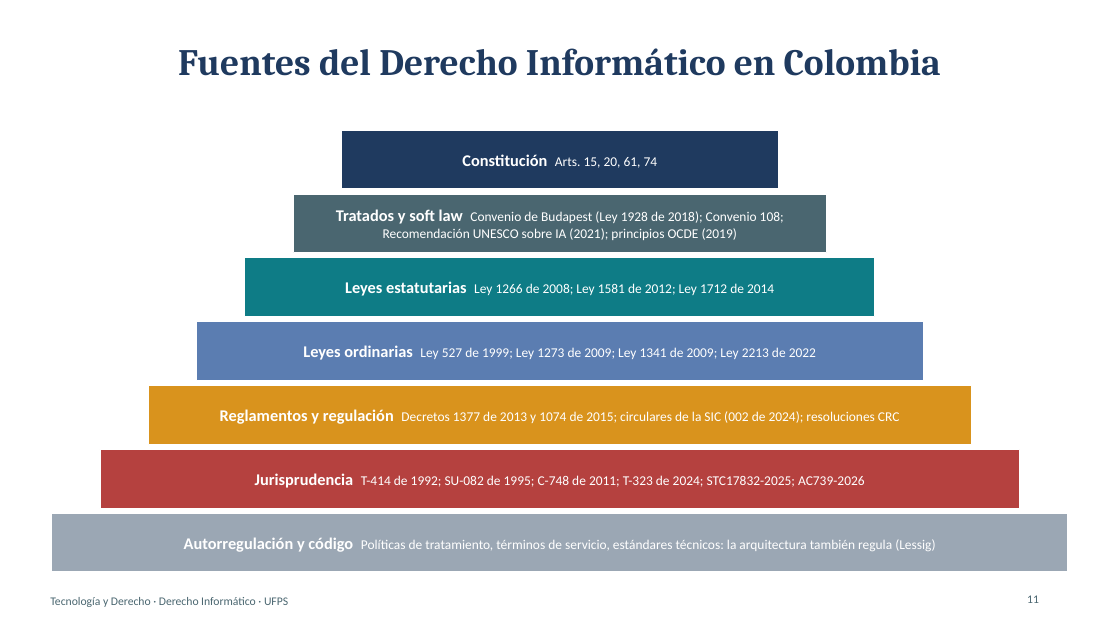
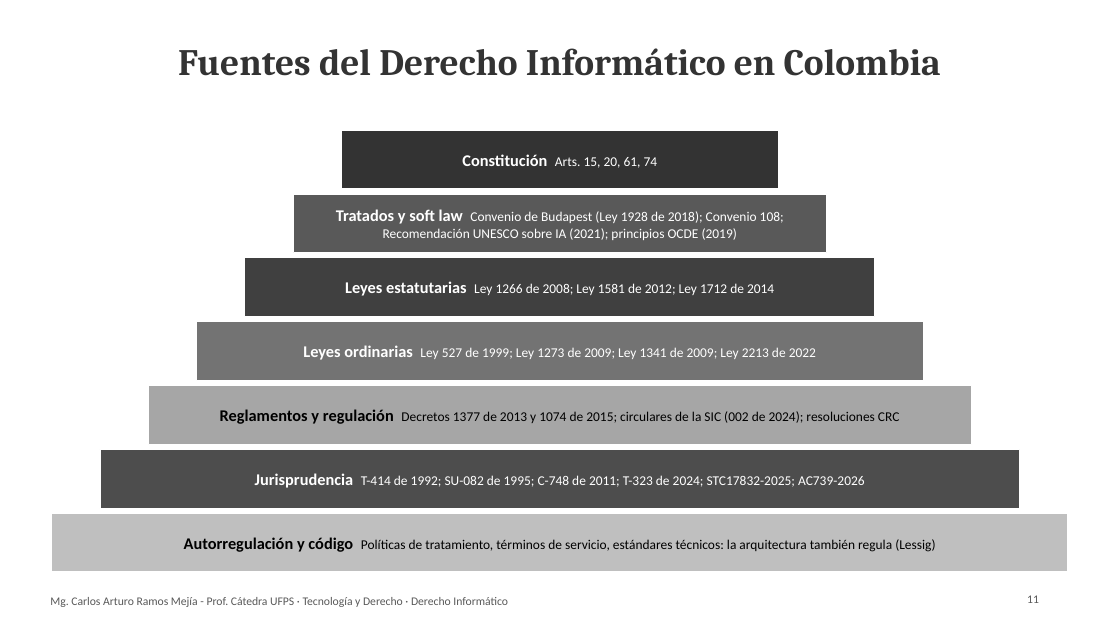
Before and after one commit to Arturoramos22/Arturoramos22, a slide deck: slide 11 of clase-derecho-informatico/DIAPOSITIVAS.pptx. Drawn at 1120x630 pixels with LibreOffice and Linux fonts; fonts in the diff are those of the drawing. Boxes give left, top, right and bottom in pixels: in the first picture for what was removed or moved away, otherwise in the second. Text is boxed around its words. In the diff, an @@ line names an element or a change of style, - is before the commit and + after.

```diff
--- a/clase-derecho-informatico/DIAPOSITIVAS.pptx
+++ b/clase-derecho-informatico/DIAPOSITIVAS.pptx
@@ title "Fuentes del Derecho Informático en ..." at <box>178,48,941,76</box>: text colour #1F3A5F to #333333 @@
@@ rectangle at <box>342,130,779,189</box>: fill #1F3A5F to #333333 @@
@@ rectangle at <box>293,194,827,253</box>: fill #4A6670 to #595959 @@
@@ rectangle at <box>245,258,875,317</box>: fill #0E7C86 to #404040 @@
@@ rectangle at <box>197,322,923,381</box>: fill #5B7DB1 to #737373 @@
@@ rectangle at <box>148,386,971,444</box>: fill #D9931D to #A6A6A6 @@
@@ text "Reglamentos y regulación Decretos 1377 ..." at <box>220,409,900,424</box>: text colour #FFFFFF to #000000 @@
@@ rectangle at <box>100,450,1020,508</box>: fill #B5413F to #4D4D4D @@
@@ rectangle at <box>51,513,1068,572</box>: fill #9BA7B4 to #BFBFBF @@
@@ text "Autorregulación y código Políticas de ..." at <box>184,537,935,552</box>: text colour #FFFFFF to #000000 @@
@@ text at <box>50,597,508,607</box>: text changed; text colour #4A6670 to #595959 @@
-Tecnología y Derecho · Derecho Informático · UFPS
+Mg. Carlos Arturo Ramos Mejía - Prof. Cátedra UFPS · Tecnología y Derecho · Derecho Informático
@@ page number at <box>1027,595,1039,603</box>: text colour #4A6670 to #595959 @@
```
Also in this commit, not shown: 23 other slides changed, 2 other files.
